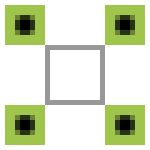
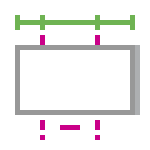
Layer changes from the first w=150, h=150 image to the second:
added group "Sleeve Info" with 2 layers above "cutter guide" over [10, 15, 140, 140]
added layer "Layer 12 copy" in group "Sleeve Info" over [15, 15, 140, 140]
hid "Layer 11 copy 2" over [5, 5, 145, 145]
hid group "corner marks INV Port" (1 layers) over [10, 10, 140, 140]
